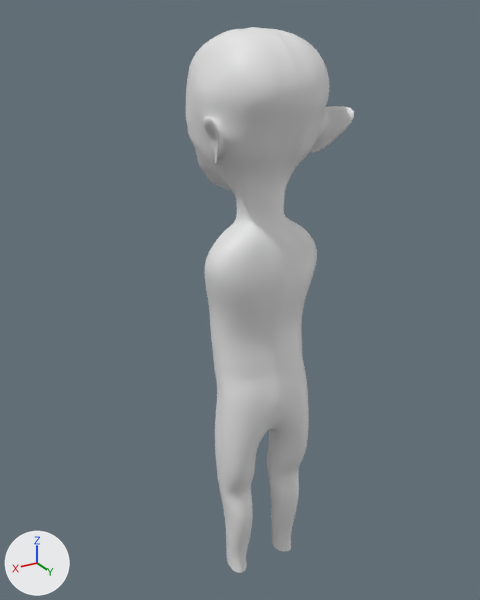
Two versions of the Blender file curupira.blend, one commit apart.
The view is the same before and after, from a 50 mm lens placed at (0.821, 1.317, 1.561), pointed at (0.007, -0.039, 0.883). Every picture has the same lights, and +X, +Y and +Z are marked at lower left.

The first picture shows 'Body'.
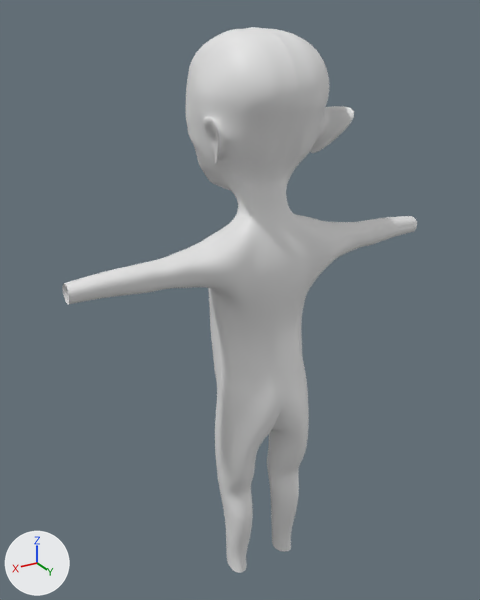
Location of each change, (x1, y1, x2, y2) in pixels of the pictures (480 x 600 px):
'Body', reshaped (110% wider)
    before: (186, 27, 354, 573)
    after: (63, 27, 417, 573)
part 1 of me_plane, built on
    before: (205, 179, 317, 451)
    after: (63, 179, 417, 452)

The change in detail:
me_plane is used by ob_body; location (0.0, 0.0, 1.229); rotation (1.571, 0.0, 0.0), in degrees (90, 0, 0); scale (-0.0139, -0.0139, -0.0139).
me_plane had 709 vertices, 636 faces and spanned x -13.4..0.0, y -22.3..80.5, z -14.1..13.1.
me_plane now has 803 vertices, 724 faces and spans x -34.5..0.0, y -22.3..80.5, z -14.1..13.1.
Part 1, on me_plane:
10 vertices are removed from x -10.4..-5.0, y 8.8..17.5, z 1.5..8.3.
22 faces are deleted.
3 vertices in x -3.2..0.0, y 3.0..35.9, z 5.4..9.3 move by (0.0, 0.0, 0.6).
3 vertices in x -1.5..-1.1, y 35.7..46.7, z 8.6..10.1 move by (0.0, 0.0, 1.2).
60 vertices move from x -10.8..0.0, y 3.0..46.1, z -1.5..10.4 to x -12.0..0.0, y 2.9..46.1, z -2.5..11.1.
104 vertices are added at x -34.5..-7.8, y 8.3..18.5, z 0.6..10.6.
110 new faces join them.
